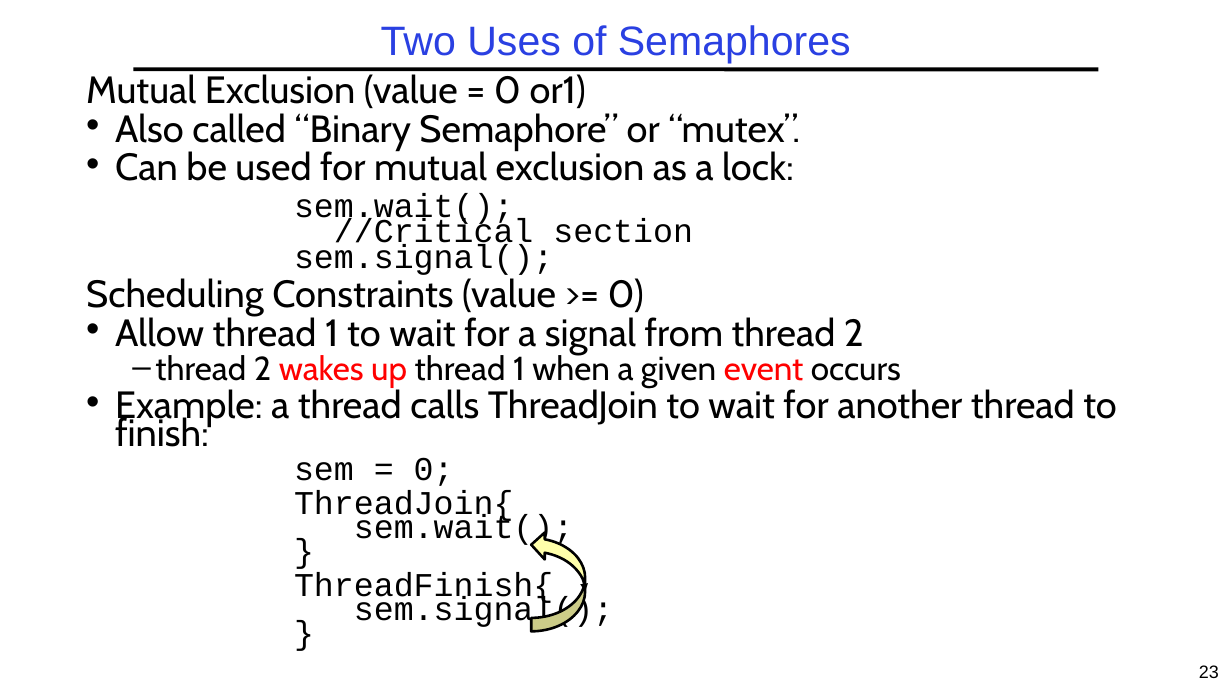
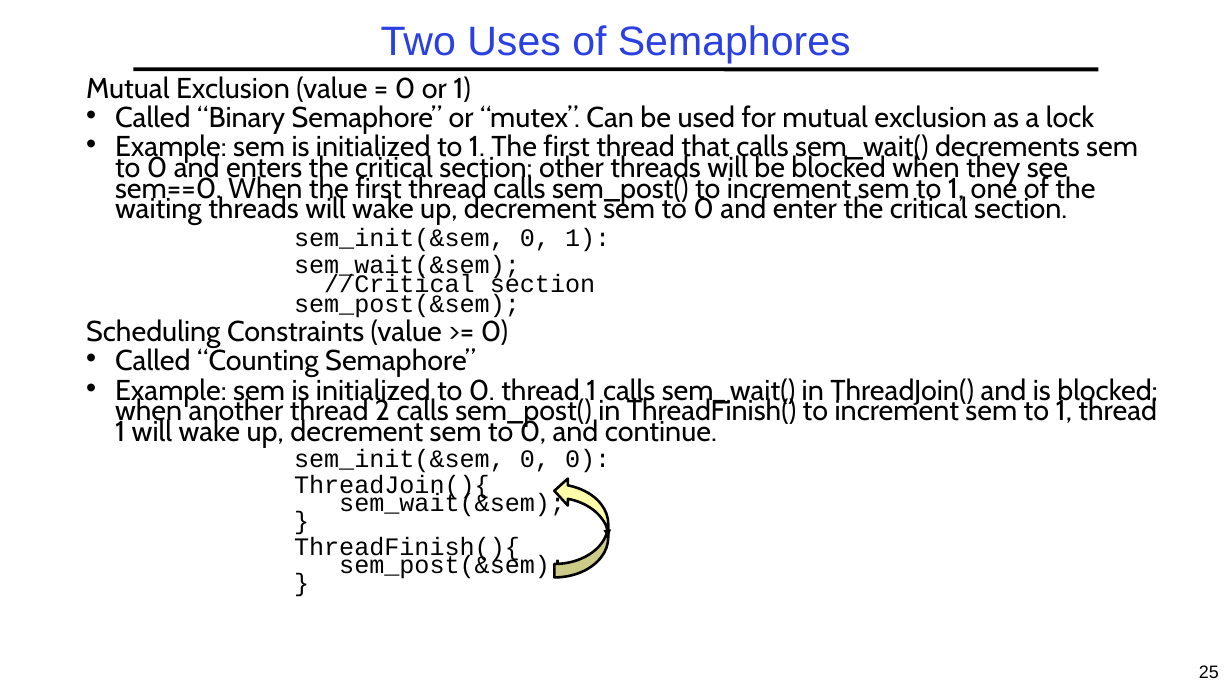
Before and after one commit to guhofstra/CSC256Fa25, a slide deck: slide 25 of PPTs/L3-Synchronization.pptx (slide 23 before the commit). Drawn at 1232x693 pixels with LibreOffice and Linux fonts; fonts in the diff are those of the drawing. Boxes give left, top, right and bottom in pixels: in the first picture for what was removed or moved away, otherwise in the second. Text is boxed around its words. In the diff, an @@ line names an element or a change of style, - is before the commit and + after.

```diff
--- a/PPTs/L3-Synchronization.pptx
+++ b/PPTs/L3-Synchronization.pptx
@@ text at (x1=86, y1=76, x2=1138, y2=320): text changed; size 29.6 to 22.4 pt @@
-Mutual Exclusion (value = 0 or1)
-• Also called “Binary Semaphore” or “mutex”.
-• Can be used for mutual exclusion as a lock:
-    sem.wait();
-    //Critical section
-    sem.signal();
+Mutual Exclusion (value = 0 or 1)
+• Called “Binary Semaphore” or “mutex”. Can be used for mutual exclusion as a lock
+• Example: sem is initialized to 1. The first thread that calls sem_wait() decrements sem to 0 and enters the critical section: other threads will be blocked when they see sem==0. When the first thread calls sem_post() to increment sem to 1, one of the waiting threads will wake up, decrement sem to 0 and enter the critical section.
+    sem_init(&sem, 0, 1):
+    sem_wait(&sem);
+    //Critical section
+    sem_post(&sem);
@@ text at (x1=86, y1=317, x2=508, y2=348): size 29.6 to 22.4 pt in "Scheduling Constraints (value >= 0)"; less space between paragraphs @@
@@ text at (x1=115, y1=346, x2=1158, y2=579): text changed; size 29.6 to 22.4 pt @@
-• Allow thread 1 to wait for a signal from thread 2
-  – thread 2 wakes up thread 1 when a given event occurs
-• Example: a thread calls ThreadJoin to wait for another thread to finish:
-    sem = 0;
-    ThreadJoin{
-    sem.wait();
-    }
-    ThreadFinish{
-    sem.signal();
-    }
+• Called “Counting Semaphore”
+• Example: sem is initialized to 0. thread 1 calls sem_wait() in ThreadJoin() and is blocked; when another thread 2 calls sem_post() in ThreadFinish() to increment sem to 1, thread 1 will wake up, decrement sem to 0, and continue.
+    sem_init(&sem, 0, 0):
+    ThreadJoin(){
+    sem_wait(&sem);
+    }
+    ThreadFinish(){
+    sem_post(&sem);
+    }
@@ curved right arrow moved from (x1=531, y1=531, x2=585, y2=631) to (x1=555, y1=478, x2=608, y2=578) @@
@@ page number at (x1=1199, y1=665, x2=1219, y2=678): text changed @@
-23
+25
```
Also in this commit, not shown: 26 other slides changed, 20 slides added, 6 slides removed, 4 other files.
